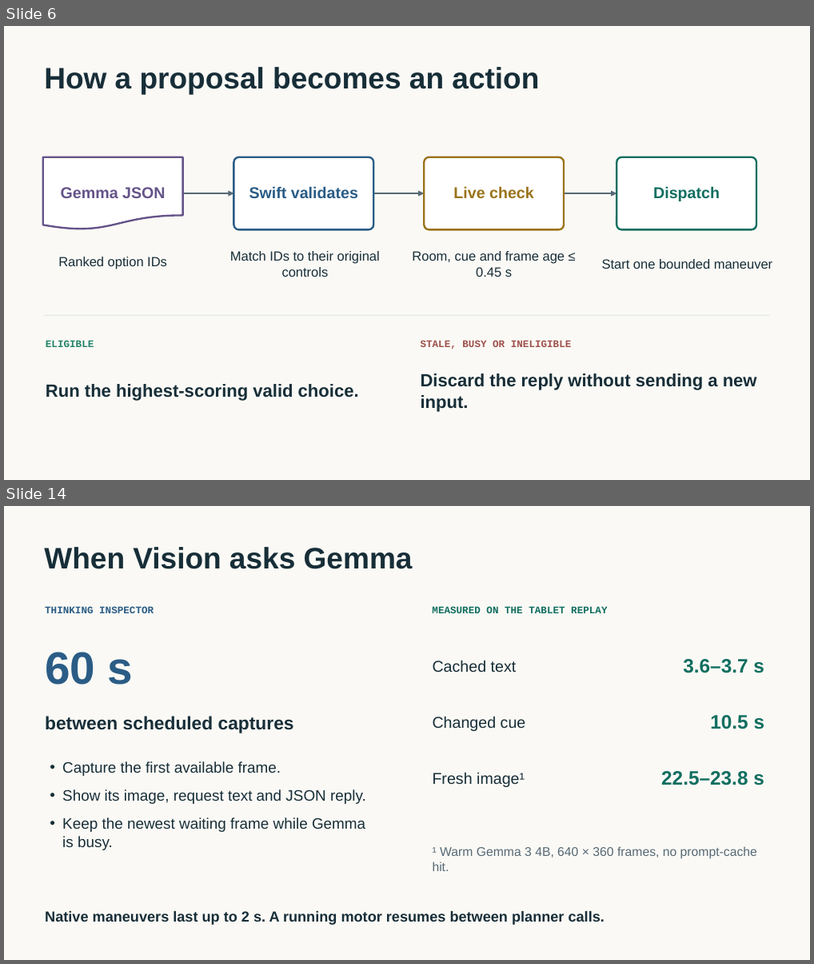
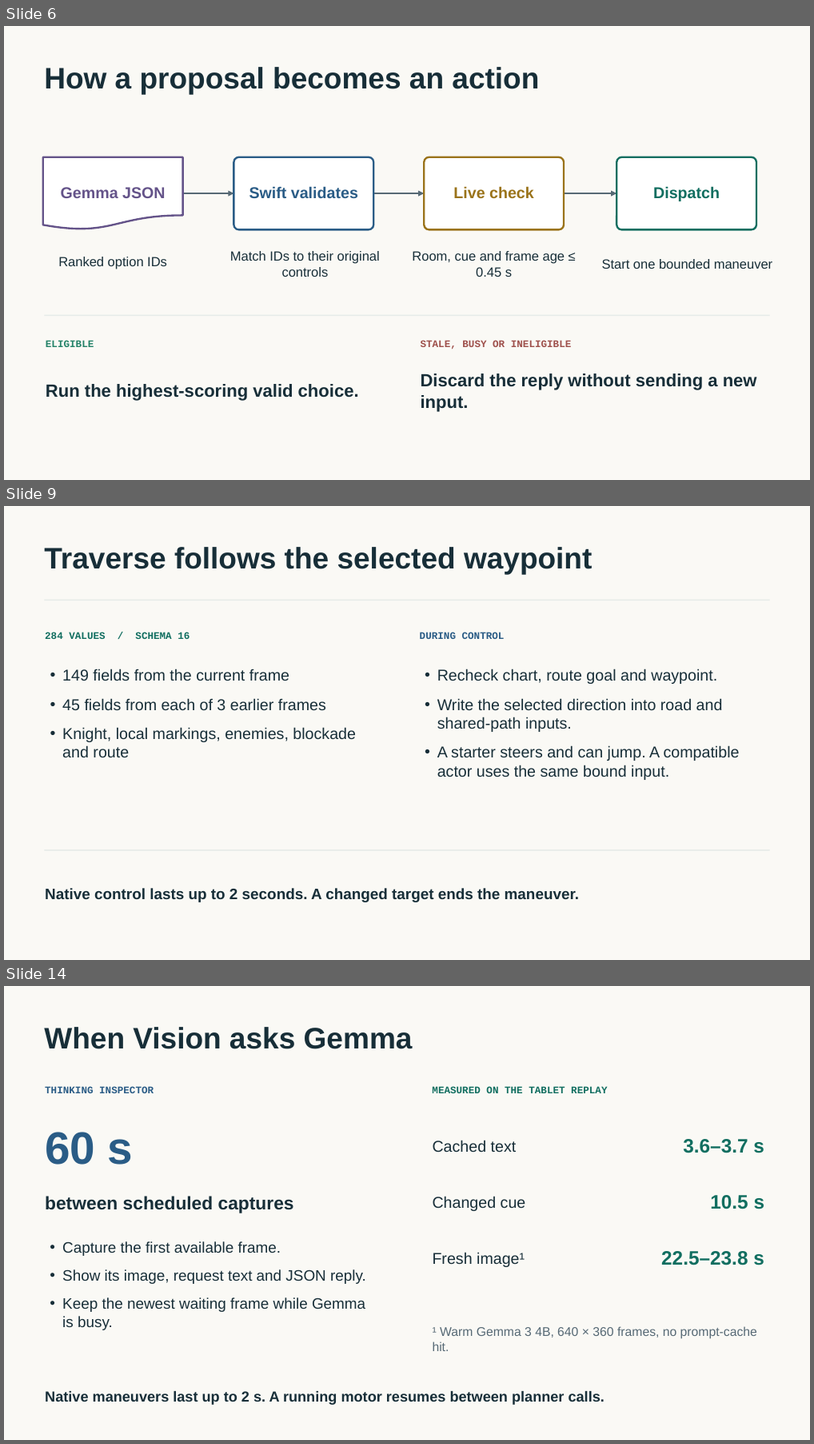
Before and after one commit to tabutyn/hollow-knight-vision, a slide deck: docs/playing-policies/playing-policies.pptx. Shown one above the other, each under a label of ours: slides 6 and 14 before the commit, slides 6, 9 and 14 after it; the slides between them are not shown. The pictures are 814x964 and 814x1444 pixels, drawn with LibreOffice and Linux fonts; fonts in the diff are those of the drawing. Boxes give left, top, right and bottom in pixels: in the first picture for what was removed or moved away, otherwise in the second. Text is boxed around its words. In the diff, an @@ line names an element or a change of style, - is before the commit and + after.

Commit message:
Bind Gemma policy scores to live targets and verify the handoff in game

```diff
--- a/docs/playing-policies/playing-policies.pptx
+++ b/docs/playing-policies/playing-policies.pptx
@@ slide 9 added at <box>4,506,810,960</box>, background #FAF9F5 @@
@@ text added at <box>44,547,592,574</box>, 35.2 pt, text #172E38, bold @@
+Traverse follows the selected waypoint
@@ rectangle added at <box>45,599,770,600</box>, fill #E6EBE8 @@
@@ text added at <box>45,632,190,639</box>, 12 pt, text #116E60, bold @@
+284 VALUES / SCHEMA 16
@@ text added at <box>420,632,505,639</box>, 12 pt, text #2A5C86, bold @@
+DURING CONTROL
@@ text added at <box>62,668,356,758</box>, 18.8 pt, text #172E38 @@
+• 149 fields from the current frame
+• 45 fields from each of 3 earlier frames
+• Knight, local markings, enemies, blockade and route
@@ text added at <box>438,668,740,780</box>, 18.8 pt, text #172E38 @@
+• Recheck chart, route goal and waypoint.
+• Write the selected direction into road and shared-path inputs.
+• A starter steers and can jump. A compatible actor uses the same bound input.
@@ rectangle added at <box>45,850,770,851</box>, fill #E6EBE8 @@
@@ text added at <box>45,888,579,902</box>, 18 pt, text #172E38, bold @@
+Native control lasts up to 2 seconds. A changed target ends the maneuver.
```
Also in this commit, not shown: 3 slides changed, 8 other slides added, 9 slides removed, 33 other files.
